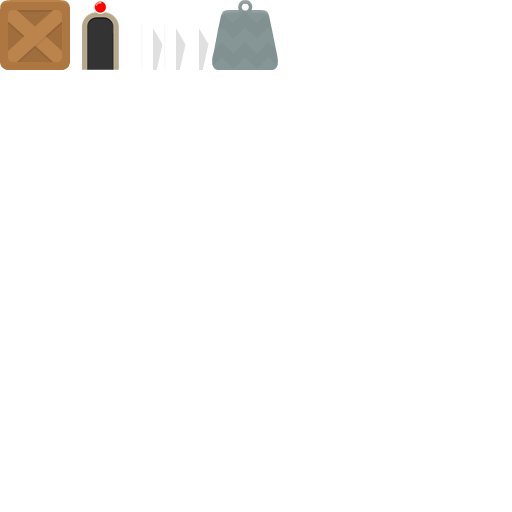
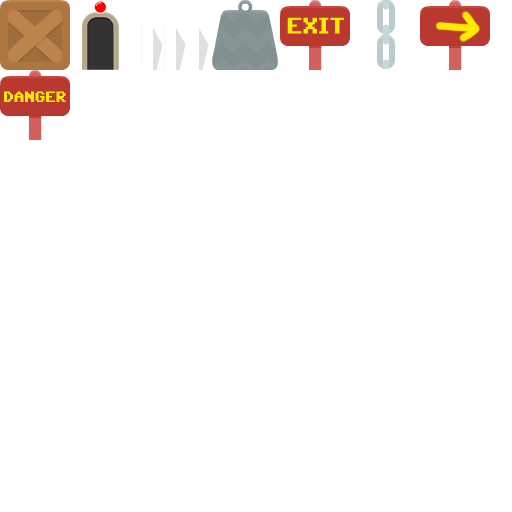
Before/after of a 512x512 layered artwork. What changed in the layer stack:
added layer "Layer 8" above "Layer 7" over [0,70,70,140]
added layer "Layer 7" above "Layer 6" over [420,0,490,70]
added layer "Layer 6" above "Layer 5" over [377,0,395,69]
added layer "Layer 5" above "Layer 4" over [280,0,350,70]
